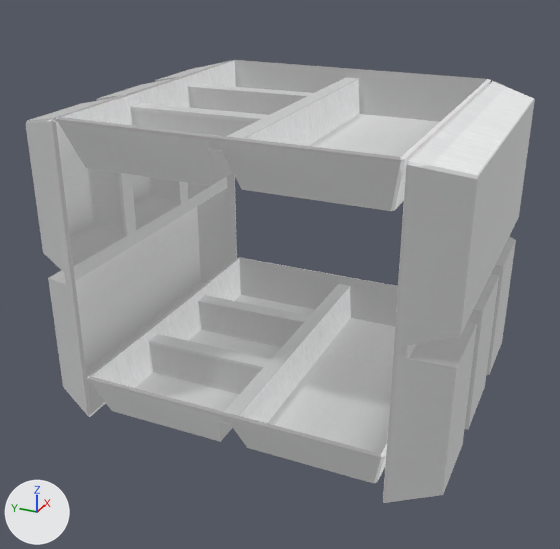
The glTF model bento_center_cube.glb: old version first, new version second.
Rendered twice from a camera (50 mm lens) standing at (-7.56, -3.2, 3.37) and looking at (-0.18, 0.12, -0.32). Lighting does not change. The marker at lower left points along +X, +Y and +Z. Vertices at the same position are counted once.

The first picture shows 'box_center_cube'.
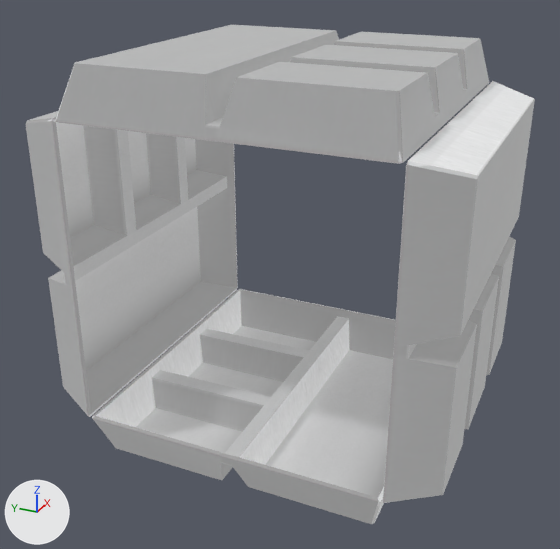
Pixel boxes [x1, y1, x2, y2] of what changed, in the pictures (560 x 549 px; the box of a moved part takes in the faces that stretch with it):
'box_center_cube', reshaped (13% taller)
    before: [26, 60, 535, 503]
    after: [26, 25, 535, 524]
part 1 of me_cube_023, moved or reshaped
    before: [87, 258, 398, 483]
    after: [92, 289, 396, 524]
part 2 of me_cube_023, moved or reshaped
    before: [56, 60, 491, 211]
    after: [55, 25, 489, 164]

The change, as a list of edits to the scene's bpy script:
```text
Change me_cube_023:
    where me_cube_023.from_pydata(...)  # 352 vertices, 687 faces; spans x -1.82..1.84, y -2.21..2.25, z -1.72..1.68
    used by ob_box_center_cube; location = (0.0, 0.0, 0.0)
    me_cube_023 part 1: the loose piece of 88 vertices spanning x -1.82..1.84, y -1.67..1.7, z -1.69..-1.16 is moved by (0.0, 0.0, -0.52)
    me_cube_023 part 2: the loose piece of 88 vertices spanning x -1.82..1.84, y -1.67..1.7, z 1.16..1.68 is turned -180 degrees about the x axis through its middle, then moved by (0.0, 0.01, 0.47)
```
